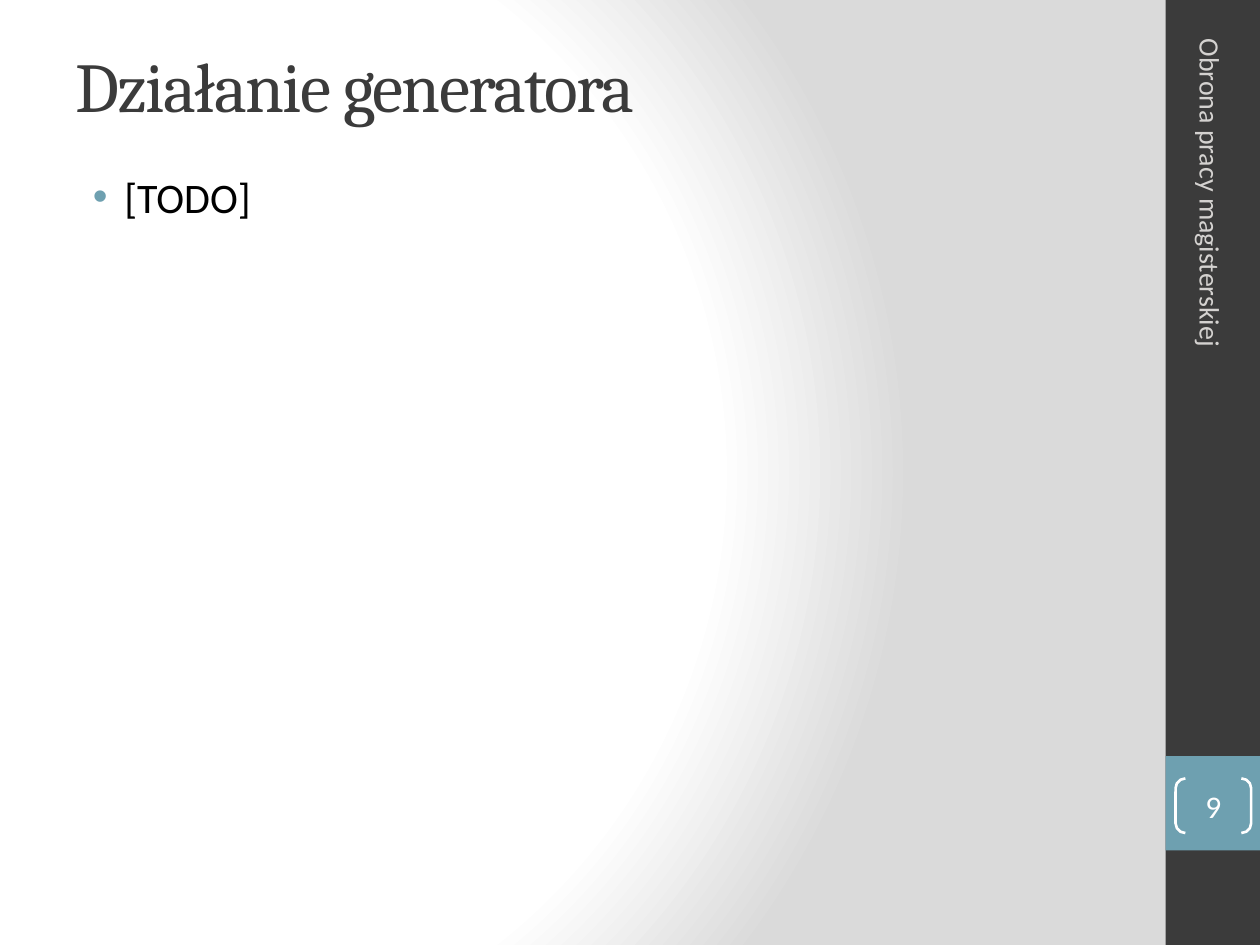
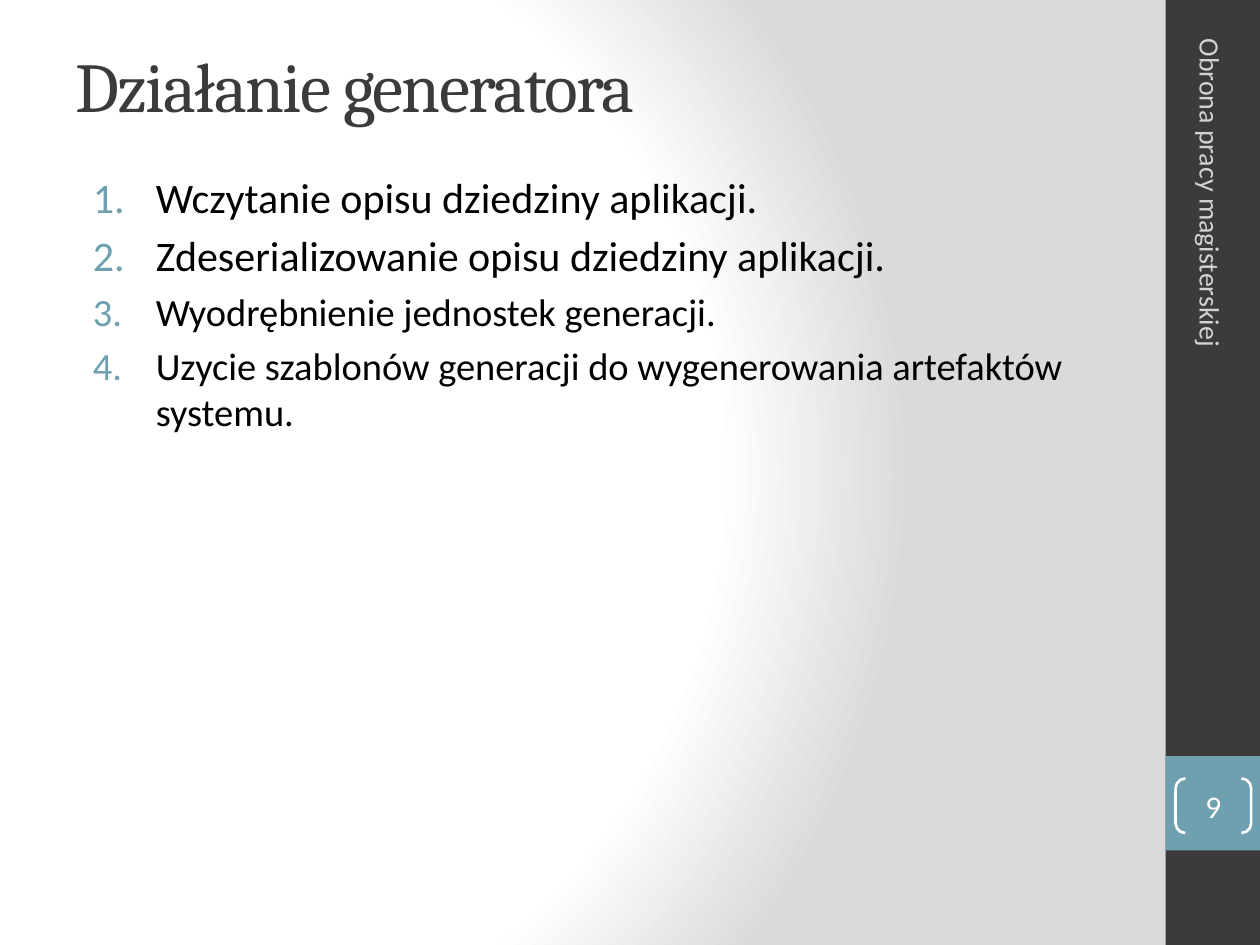
Before and after one commit to manisero/MasterThesis, a slide deck: slide 9 of thesis/presentation/presentation.pptx. Drawn at 1260x945 pixels with LibreOffice and Linux fonts; fonts in the diff are those of the drawing. Boxes give left, top, right and bottom in pixels: in the first picture for what was removed or moved away, otherwise in the second. Text is boxed around its words. In the diff, an @@ line names an element or a change of style, - is before the commit and + after.

Commit message:
Presentation

```diff
--- a/thesis/presentation/presentation.pptx
+++ b/thesis/presentation/presentation.pptx
@@ text at (156, 183, 1062, 433): text changed; size 24 to 22 pt @@
-• [TODO]
+1. Wczytanie opisu dziedziny aplikacji.
+2. Zdeserializowanie opisu dziedziny aplikacji.
+3. Wyodrębnienie jednostek generacji.
+4. Uzycie szablonów generacji do wygenerowania artefaktów systemu.
```
Also in this commit, not shown: 6 other slides changed, 5 slides added, 1 slide removed, 6 other files.
